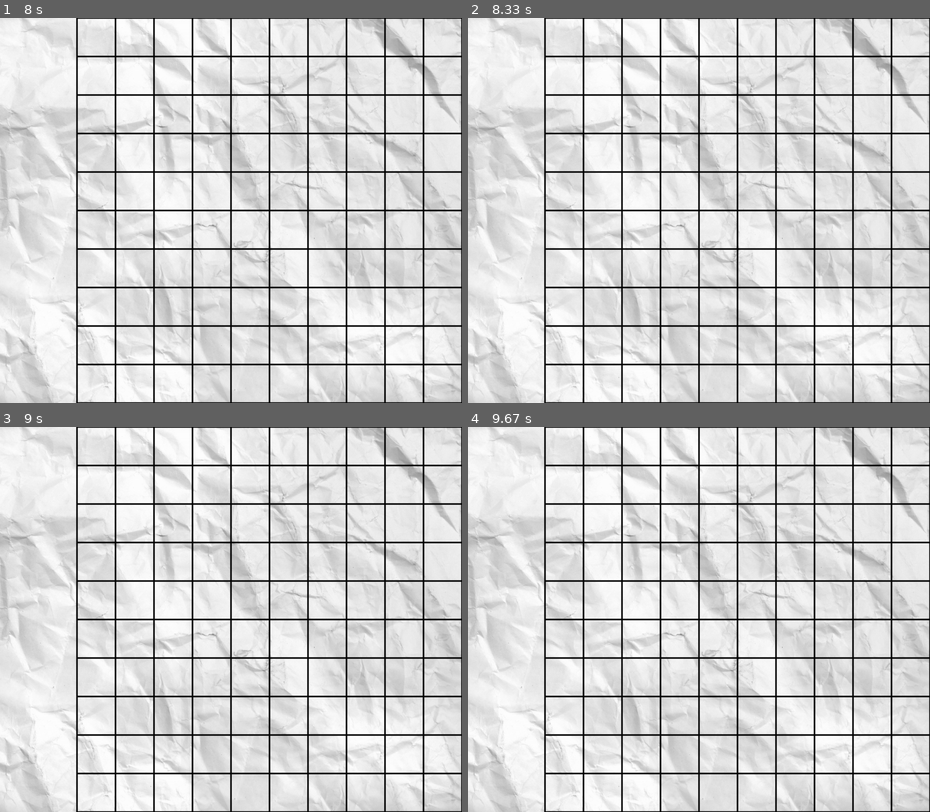
Above: before the commit, frames 1-4 (two rows, left to right).
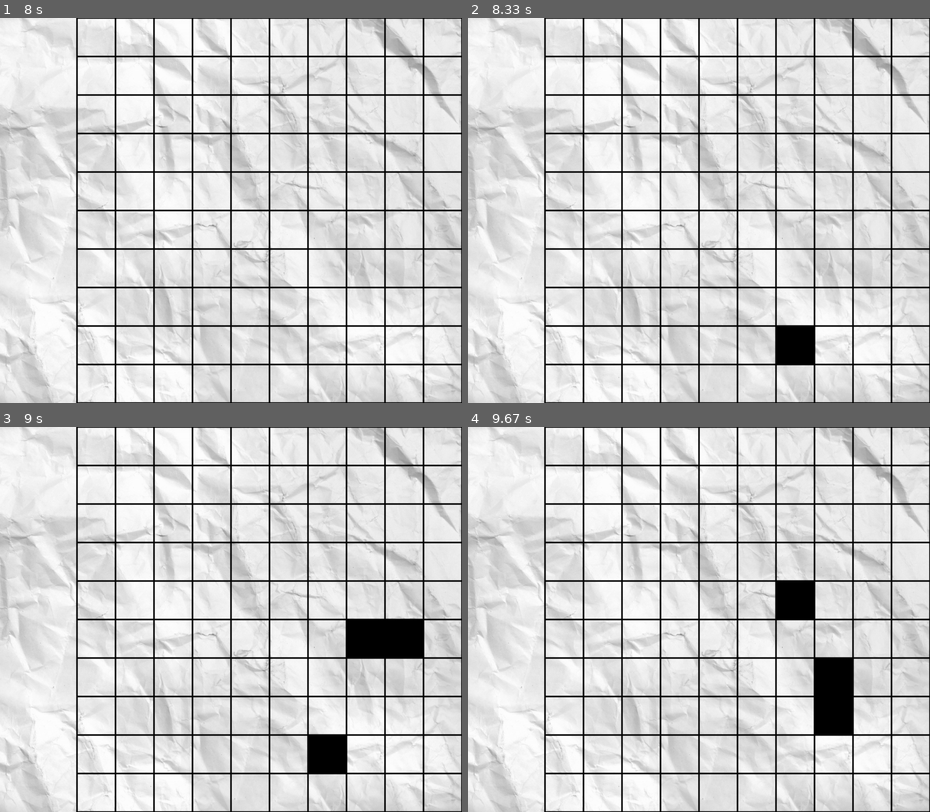
Above: after the commit, the same moments.

Repository: luizcarlos00/Projeto-pygame
Game: pygame game, started from vascovsflamengo.py
The game is run twice, just before and just after one commit, with the same random seed, the same clock (stepped at 60 frames per second) and the same inputs.
Inputs (mouse positions are in pixels of both pictures, inside the frame that each line leads up to):
- Up to frame 1 (8 s): tap X at 0.33 s; click (120, 214) at 0.72 s; click (87, 299) at 1.13 s; click (240, 79) at 1.58 s; click (235, 252) at 1.9 s; click (351, 272) at 2.22 s; click (351, 175) at 2.55 s; click (397, 179) at 2.88 s; click (392, 287) at 3.22 s; click (249, 195) at 3.55 s; click (397, 299) at 3.88 s; click (129, 179) at 4.22 s; click (328, 160) at 4.55 s; click (392, 206) at 4.88 s; click (374, 302) at 5.22 s; click (364, 241) at 5.55 s; click (143, 306) at 5.88 s; click (249, 314) at 6.22 s; click (212, 79) at 6.55 s; click (397, 256) at 6.88 s; click (300, 345) at 7.22 s; click (314, 326) at 7.55 s; click (369, 318) at 7.88 s
- Up to frame 2 (8.33 s): click (828, 229) at 8.25 s
- Up to frame 3 (9 s): click (309, 584) at 8.55 s; click (64, 650) at 8.88 s
- Up to frame 4 (9.67 s): no input

Frame 1 is identical in both runs. In frame 2, 0.8% of the frame differs, in the area x 66-75%, y 80-90%; in frame 3, 2.4%, in the area x 66-92%, y 50-90%; in frame 4, 2.4%.

Commit message:
Add files via upload

Diff:
--- /dev/null
+++ b/ondateste.py
@@ -0,0 +1,43 @@
+import pygame
+from modulo import construir_grid
+from random import choice
+
+def reflexo():
+        x = choice(range(1200))
+        y = choice(range(1000))
+        pygame.draw.rect(pygame.display.get_surface(),(255,255,255),(x,y,5,5,))
+        pygame.display.flip()
+
+pygame.init()
+tela=pygame.display.set_mode((1200,1000))#definição de tela
+relogio = pygame.time.Clock()
+jogador1 = []
+jogador2 = []
+tela.fill((0,0,255))
+construir_grid(tela,1200)#função que desenha e e faz a tupla dos quadrados
+pygame.display.flip()
+relogio = pygame.time.Clock()
+refletir = pygame.USEREVENT+1
+limpar = pygame.USEREVENT+2
+explosao = pygame.USEREVENT +3
+pygame.time.set_timer(refletir, 12)
+pygame.time.set_timer(limpar,200)
+while True:
+    posicao=(pygame.mouse.get_pos()[0]//100,pygame.mouse.get_pos()[1]//100)
+    relogio.tick(60)
+    for event in pygame.event.get():
+            if event.type == refletir:
+                print("mar")
+                reflexo()
+            if event.type == limpar:
+                tela.fill((0,0,255))
+                construir_grid(tela,1200)
+                pygame.display.flip()
+            if event.type == pygame.MOUSEBUTTONDOWN:
+                pygame.time.set_timer(explosao, 10)
+                a= 5
+
+
+            if event.type == explosao:
+                 a+=5
+                 pygame.draw.circle(pygame.display.get_surface(),(255,255,255),(posicao[0],posicao[1]),(100),(5))
--- a/posiciona.py
+++ b/posiciona.py
@@ -19,7 +19,7 @@
                     print(vertical)
             posicao=(pygame.mouse.get_pos()[0]//100,pygame.mouse.get_pos()[1]//100)
 
-            if vertical:
+            if vertical: #ajustar posição do meio
                 if posicao[0] >= 2 and posicao[1]+tamanho-1 < 10 and (posicao[0],posicao[1]+tamanho-1) not in marcados and posicao not in marcados and posicao[1]+tamanho <= 10 :
                     construir_grid(pygame.display.get_surface(),1200)
                     pygame.draw.rect(pygame.display.get_surface(),(255,0,0),(posicao[0]*100,posicao[1]*100,100,tamanho*100),(2))
--- /dev/null
+++ b/turno.py
@@ -0,0 +1,69 @@
+import pygame
+from modulo import construir_grid
+
+def turno(jogador1,jogador2,marcadosJ1,marcadosJ2,condicaoJ1,condicaoJ2):
+    j1OK = False
+    j2OK= False
+    vez = True
+    while True:
+        for event in pygame.event.get():#sair
+            if event.type== pygame.QUIT:
+                pygame.quit()
+                exit()
+            if vez :
+
+                posicao=(pygame.mouse.get_pos()[0]//100,pygame.mouse.get_pos()[1]//100)
+                construir_grid(pygame.display.get_surface(),1200)
+                pygame.display.flip()
+                for marcado in marcadosJ1:
+                    pygame.draw.rect(pygame.display.get_surface(),(0,0,0),(marcado[0]*100,marcado[1]*100,100,100))
+                    pygame.display.flip()
+                if posicao not in marcadosJ1 and posicao[0] > 2:
+                    construir_grid(pygame.display.get_surface(),1200)
+                    pygame.draw.rect(pygame.display.get_surface(),(255,0,0),(posicao[0]*100,posicao[1]*100,100,100),(2))
+                    pygame.display.flip()
+
+                if event.type==pygame.MOUSEBUTTONDOWN:#pegar a posição do mouse na tela
+                    for barco in jogador2:
+                        if posicao in barco:
+                            for coord in barco:
+                                marcadosJ1.append(coord)
+                            break
+
+                    if posicao not in marcadosJ1:
+                        marcadosJ1.append(posicao)
+
+                    j1OK = True
+                    vez = not vez
+                    pygame.display.get_surface().blit(pygame.image.load("tela_fundo.jpg"),(0,0))
+
+            else:
+
+                posicao=(pygame.mouse.get_pos()[0]//100,pygame.mouse.get_pos()[1]//100)
+                construir_grid(pygame.display.get_surface(),1200)
+                pygame.display.flip()
+                for marcado in marcadosJ2:
+                    pygame.draw.rect(pygame.display.get_surface(),(0,0,0),(marcado[0]*100,marcado[1]*100,100,100))
+                    pygame.display.flip()
+                if posicao not in marcadosJ2 and posicao[0] > 2:
+                    construir_grid(pygame.display.get_surface(),1200)
+                    pygame.draw.rect(pygame.display.get_surface(),(255,0,0),(posicao[0]*100,posicao[1]*100,100,100),(2))
+                    pygame.display.flip()
+
+                if event.type==pygame.MOUSEBUTTONDOWN:#pegar a posição do mouse na tela
+
+                    for barco in jogador1:
+                        if posicao in barco:
+                            for coord in barco:
+                                marcadosJ2.append(coord)
+                            break
+
+                    if posicao not in marcadosJ2:
+                        marcadosJ2.append(posicao)
+
+
+                    j2OK = True
+                    vez = not vez
+                    pygame.display.get_surface().blit(pygame.image.load("tela_fundo.jpg"),(0,0))
+        if j1OK and j2OK:
+            return jogador1,jogador2,marcadosJ1,marcadosJ2
--- a/vascovsflamengo.py
+++ b/vascovsflamengo.py
@@ -3,6 +3,7 @@
 from sys import exit
 from modulo import construir_grid
 from posiciona import posicionar
+from turno import turno
 
 def main():
     pygame.init()
@@ -10,6 +11,9 @@
     relogio = pygame.time.Clock()
     jogador1 = []
     jogador2 = []
+    marcadosJ1=[]
+    marcadosJ2=[]
+    vencedor = "?"
     tela.blit(pygame.image.load("tela_fundo.jpg"),(0,0))
     construir_grid(tela,1200)#função que desenha e e faz a tupla dos quadrados
     pygame.display.flip()
@@ -19,11 +23,7 @@
             if event.type== QUIT:
                 pygame.quit()
                 exit()
-            if event.type==MOUSEBUTTONDOWN:#pegar a posição do mouse na tela
-                print(pygame.mouse.get_pos())
-                ret=(pygame.mouse.get_pos()[0]//100,pygame.mouse.get_pos()[1]//100)
-                print(ret)
-                print(pygame.display.get_surface())
+
             if jogador1 == [] and jogador2 == []:
                 jogador1 = posicionar(jogador1)
                 tela.blit(pygame.image.load("tela_fundo.jpg"),(0,0))
@@ -34,9 +34,40 @@
                 tela.blit(pygame.image.load("tela_fundo.jpg"),(0,0))
                 construir_grid(tela, 1200)
                 pygame.display.flip
-                print (jogador1, jogador2)
+
+                condicaoJ1 = []
+                for barco in jogador2:
+                    for coord in barco:
+                        condicaoJ1.append(coord)
+
+                condicaoJ2 = []
+                for barco in jogador1:
+                    for coord in barco:
+                        condicaoJ2.append(coord)
+
+            else:
+
+                while vencedor == "?":
+                    jogador1,jogador2,marcadosJ1,marcadosJ2 = turno(jogador1,jogador2,marcadosJ1,marcadosJ2,condicaoJ1,condicaoJ2)
 
 
+                    acertosJ1 = 0
+                    for coord in condicaoJ1:
+                        if coord in marcadosJ1:
+                            acertosJ1+= 1
+
+                    if acertosJ1 == len(condicaoJ1):
+                        vencedor = "jogador1"
+                    print(acertosJ1, len(condicaoJ1))
+                    acertosJ2 = 0
+                    for coord in condicaoJ2:
+                        if coord in marcadosJ2:
+                            acertosJ2 += 1
+
+                    if acertosJ2 == len(condicaoJ2):
+                        vencedor = "jogador2"
+                    print(acertosJ2, len(condicaoJ2))
+                print(vencedor)
 
         pygame.display.flip()
 
